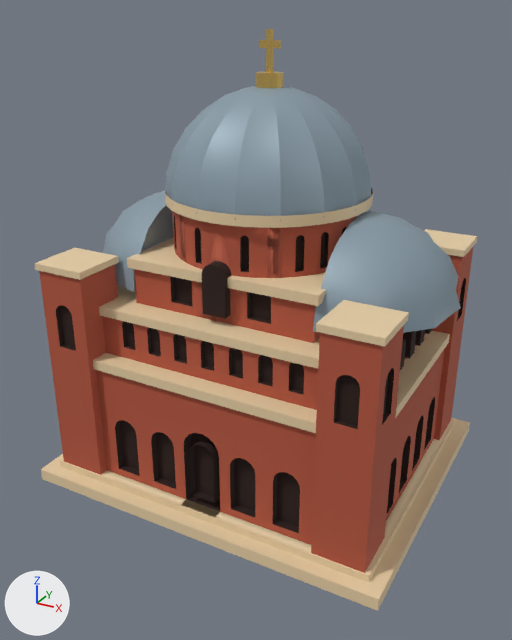
Before and after pictures for a commit that changed the Blender file 3d_art/src/hagia_sophia.blend.
Both versions are drawn from a 50 mm camera at (2.0, -3.8, 2.94) aimed at (0.0, -0.15, 1.11). The axes (+X, +Y, +Z) are drawn at lower left. The lights are the same throughout. The picture after the commit comes second.

The first picture shows 'HagiaSophia'.
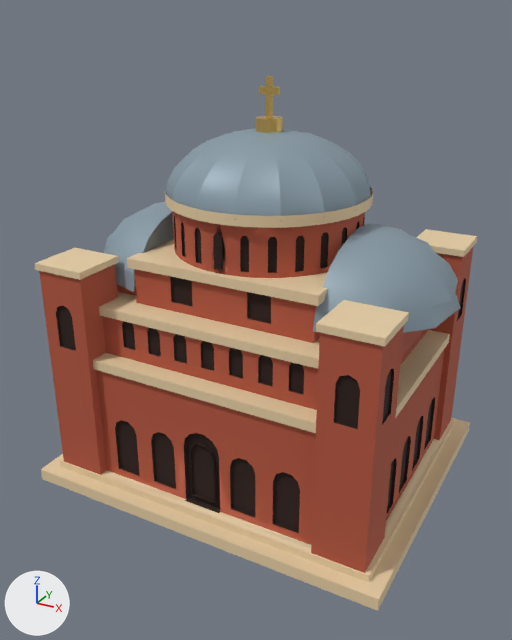
Where the change shows, as pixel boxes [x1, y1, x2, y2] in the pictures (512 x 640 px; the box of a moved part takes in the faces that stretch with it):
'HagiaSophia', reshaped (8% shorter)
    before: [34, 29, 477, 611]
    after: [34, 76, 477, 611]
part 1 of me_hagiasophia_006, moved or reshaped (not visible afterwards)
    before: [266, 29, 274, 73]
part 2 of me_hagiasophia_006, moved or reshaped (not visible afterwards)
    before: [256, 71, 284, 88]
part 3 of me_hagiasophia_006, moved or reshaped (not visible afterwards)
    before: [259, 40, 281, 49]
part 4 of me_hagiasophia_006, moved or reshaped (not visible afterwards)
    before: [39, 212, 473, 576]

The change in detail:
me_hagiasophia_006 is used by ob_hagiasophia; location (0.0, 0.0, 0.0).
me_hagiasophia_006 had 2438 vertices, 1626 faces and spanned x -1.21..1.21, y -1.0..1.0, z 0.0..2.83.
me_hagiasophia_006 now has 2031 vertices, 1404 faces and spans x -1.21..1.21, y -1.0..1.0, z 0.0..2.58.
me_hagiasophia_006 part 1: the loose piece of 8 vertices spanning x -0.02..0.02, y -0.02..0.02, z 2.6..2.83 is moved by (0.0, 0.0, -0.25).
me_hagiasophia_006 part 2: the loose piece of 24 vertices spanning x -0.08..0.08, y -0.08..0.08, z 2.5..2.6 is moved by (0.0, 0.0, -0.25).
me_hagiasophia_006 part 3: the loose piece of 8 vertices spanning x -0.06..0.06, y -0.01..0.01, z 2.73..2.77 is moved by (0.0, 0.0, -0.25).
me_hagiasophia_006 part 4: 791 vertices moved from x -1.19..1.19, y -0.9..0.87, z 0.12..2.53 to x -1.19..1.19, y -0.89..0.89, z 0.12..2.28; 814 vertices removed from x -1.08..1.08, y -0.9..0.9, z 0.3..1.8; 407 vertices added at x -1.08..1.08, y -0.9..0.9, z 0.5..1.8.
